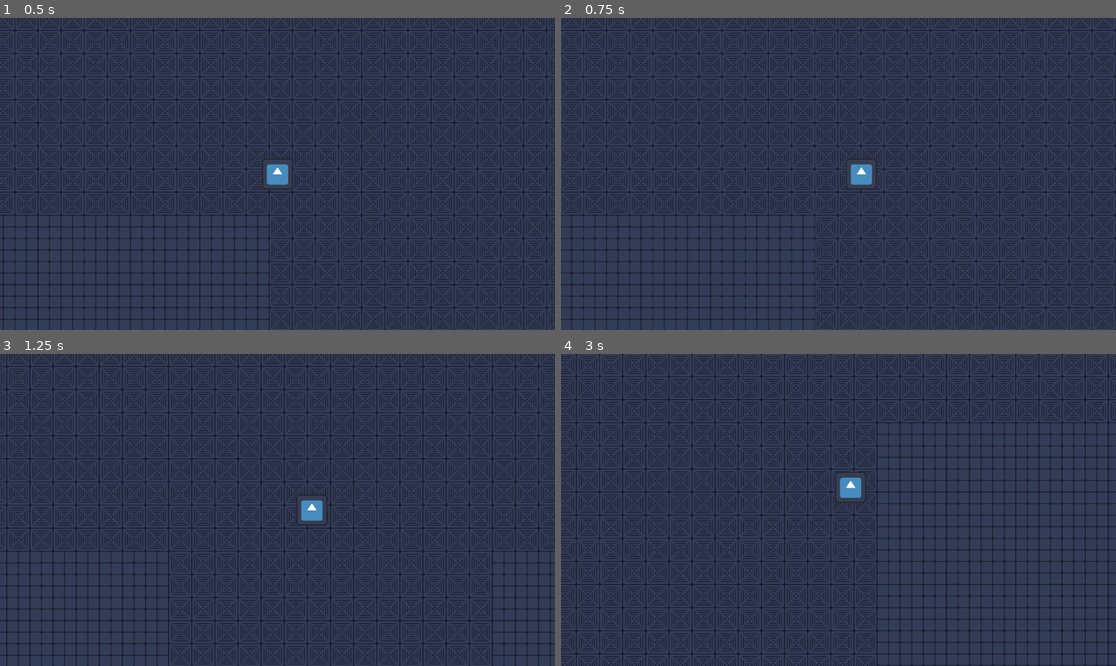
Above: before the commit, frames 1-4 (two rows, left to right).
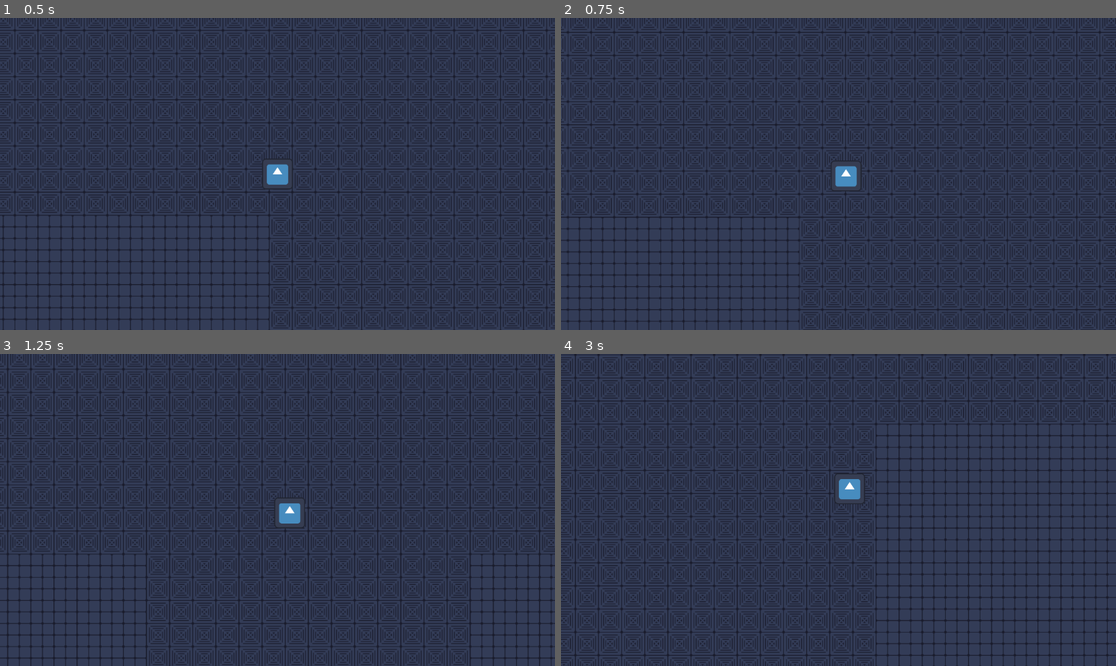
Above: after the commit, the same moments.

Repository: PieIsSpy/Scrapheap
Game: Godot game, scene res://scenes/arena.tscn
Same seed, same stepped clock (60 frames per second), same inputs: the game is played once before the commit and once after it. The engine's default icon, where the game draws it, is replaced by a stand-in: a white triangle on a blue panel in a dark square.
Inputs (mouse positions are in pixels of both pictures, inside the frame that each line leads up to):
- Up to frame 1 (0.5 s): no input
- Up to frame 2 (0.75 s): tap Enter at 0.5 s; move the mouse to (960, 158) at 0.52 s; hold D (Right) from 0.53 s (still down)
- Up to frame 3 (1.25 s): keep holding D (Right)
- Up to frame 4 (3 s): move the mouse to (727, 525) at 1.27 s; release D (Right) at 1.28 s; hold S (Down) 1.28-2.03 s; move the mouse to (894, 441) at 2.02 s; hold D (Right) 2.03-2.78 s; move the mouse to (810, 572) at 2.77 s; hold W (Up) from 2.78 s (still down)

Frame 1 is identical in both runs. In frame 2, 20% of the frame differs, in the area x 0-100%, y 0-100%; in frame 3, 24%; in frame 4, 30%.

Commit message:
feat: moved camera into its own component scene, made the camera follow the cursor instead of the player

Diff:
--- /dev/null
+++ b/components/camera/camera.tscn
@@ -0,0 +1,7 @@
+[gd_scene format=3 uid="uid://dct1t2vehbiyh"]
+
+[ext_resource type="Script" uid="uid://dpf5vyf3d4gb3" path="res://components/camera/camera_2d.gd" id="1_3qmvq"]
+
+[node name="Camera2D" type="Camera2D" unique_id=1772148885]
+position_smoothing_enabled = true
+script = ExtResource("1_3qmvq")
--- /dev/null
+++ b/components/camera/camera_2d.gd
@@ -0,0 +1,11 @@
+extends Camera2D
+
+const dead_zone = 160
+
+func _input(event: InputEvent) -> void:
+	if event is InputEventMouseMotion:
+		var _target = event.position - get_viewport().size * 0.5
+		if _target.length() < dead_zone:
+			self.position = Vector2(0,0)
+		else:
+			self.position = _target.normalized() * (_target.length() - dead_zone) * 0.5
--- a/scenes/arena.tscn
+++ b/scenes/arena.tscn
@@ -2,6 +2,7 @@
 
 [ext_resource type="Texture2D" uid="uid://bld3s56glk8s6" path="res://assets/tileset.png" id="1_e05a3"]
 [ext_resource type="PackedScene" uid="uid://b846i1hv4occo" path="res://entities/player/player.tscn" id="2_wl4x5"]
+[ext_resource type="PackedScene" uid="uid://dct1t2vehbiyh" path="res://components/camera/camera.tscn" id="3_olpmc"]
 
 [sub_resource type="TileSetAtlasSource" id="TileSetAtlasSource_wl4x5"]
 texture = ExtResource("1_e05a3")
@@ -108,5 +109,4 @@
 [node name="CharacterBody2D" parent="." unique_id=1573787905 instance=ExtResource("2_wl4x5")]
 position = Vector2(498, 299)
 
-[node name="Camera2D" type="Camera2D" parent="CharacterBody2D" unique_id=75276371]
-position_smoothing_enabled = true
+[node name="Camera2D" parent="CharacterBody2D" unique_id=1772148885 instance=ExtResource("3_olpmc")]
Not shown, added: components/camera/camera_2d.gd.uid
